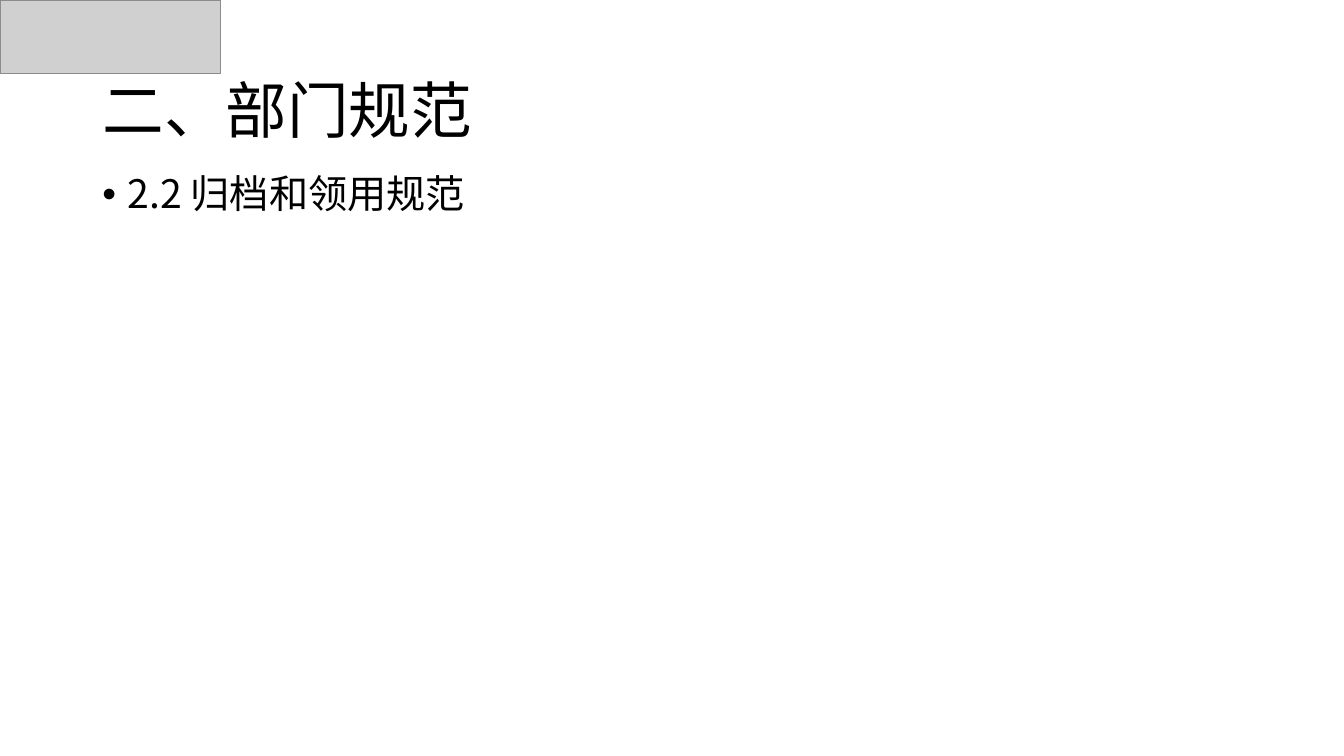
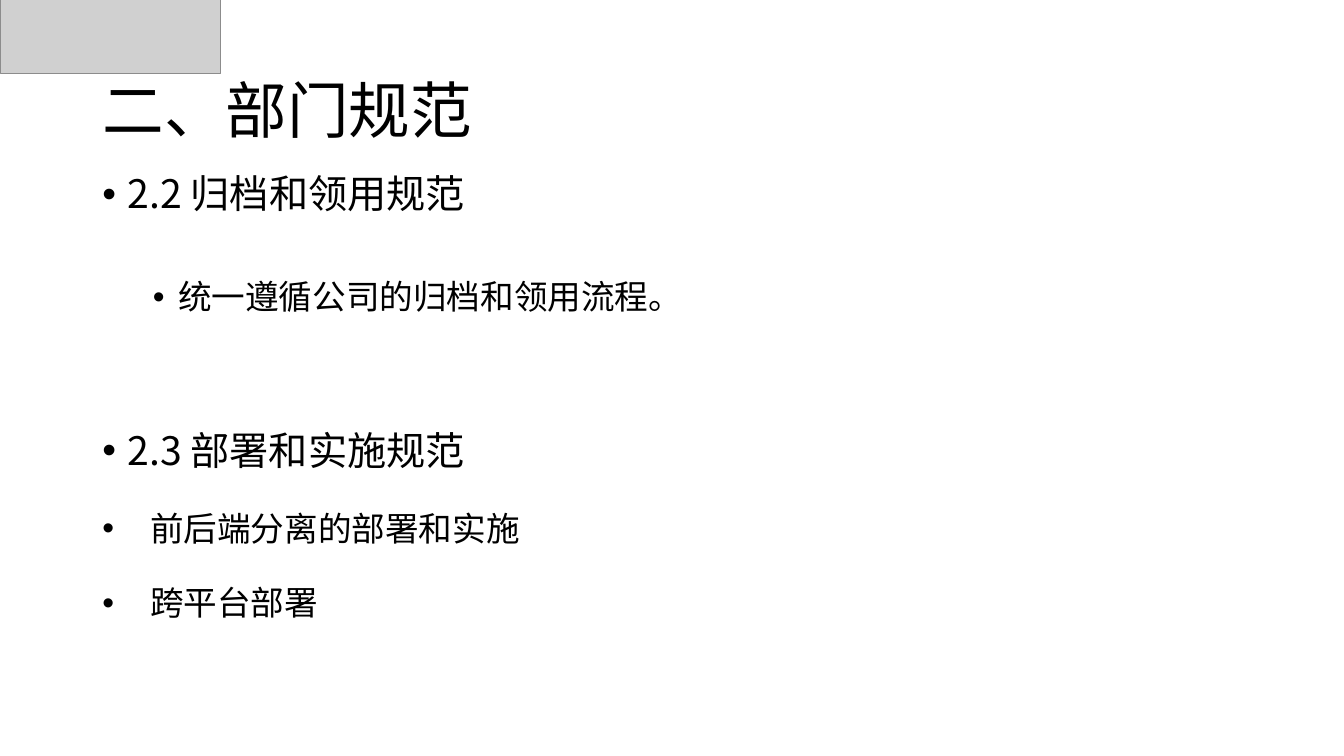
Before and after one commit to guishijin/alphastarTeam, a slide deck: slide 7 of 部门建设.pptx. Drawn at 1344x756 pixels with LibreOffice and Linux fonts; fonts in the diff are those of the drawing; grey boxes stand for pictures; background and template pictures are left out. Boxes give left, top, right and bottom in pixels: in the first picture for what was removed or moved away, otherwise in the second. Text is boxed around its words. In the diff, an @@ line names an element or a change of style, - is before the commit and + after.

Commit message:
部门建设更新

```diff
--- a/部门建设.pptx
+++ b/部门建设.pptx
@@ text at <box>178,280,682,312</box>: paragraph added @@
+  • 统一遵循公司的归档和领用流程。
@@ text added at <box>128,432,520,618</box>, 24 pt, text #000000 @@
+• 2.3 部署和实施规范
+• 前后端分离的部署和实施
+• 跨平台部署
```
Also in this commit, not shown: 3 other slides changed, 2 slides removed.
